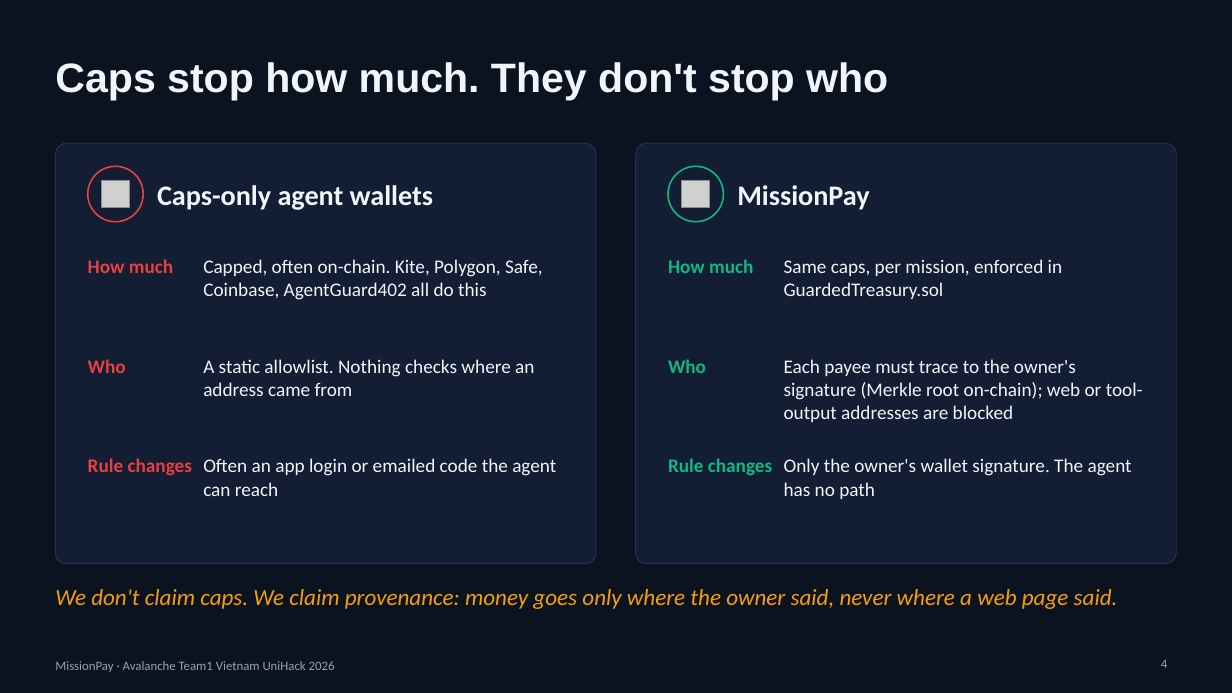
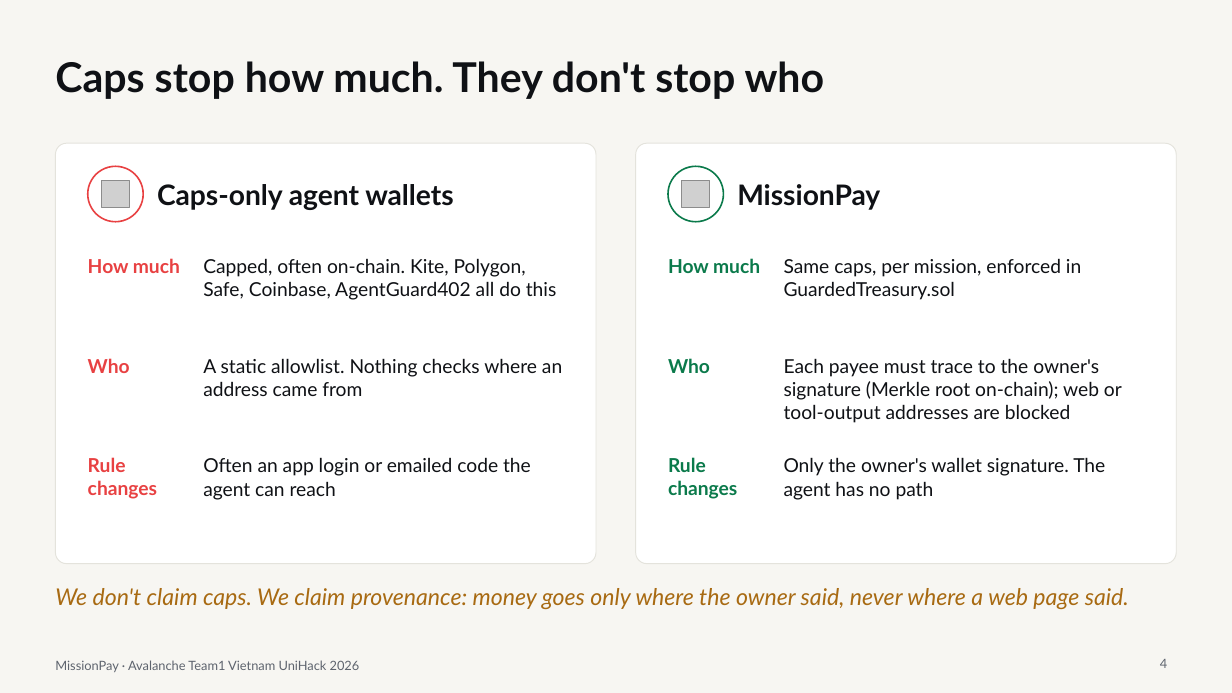
Before and after one commit to lenamkhanhh/UniHack, a slide deck: slide 4 of artifacts/submission-s1/MissionPay-pitch-deck-v2.pptx. Drawn at 1232x693 pixels with LibreOffice and Linux fonts; fonts in the diff are those of the drawing; grey boxes stand for pictures. Boxes give left, top, right and bottom in pixels: in the first picture for what was removed or moved away, otherwise in the second. Text is boxed around its words. In the diff, an @@ line names an element or a change of style, - is before the commit and + after.

```diff
--- a/artifacts/submission-s1/MissionPay-pitch-deck-v2.pptx
+++ b/artifacts/submission-s1/MissionPay-pitch-deck-v2.pptx
@@ background #0B1220 to #F7F6F2 @@
@@ title "Caps stop how much. They ..." at (x1=55, y1=61, x2=825, y2=99): font Arial to Lato, text colour #F1F5F9 to #0F1115 @@
@@ rounded rectangle at (x1=55, y1=143, x2=596, y2=564): fill #131D33 to #FFFFFF; outline #26324D 0.75 pt to #E4E3DC 0.75 pt @@
@@ rounded rectangle at (x1=636, y1=143, x2=1177, y2=564): fill #131D33 to #FFFFFF; outline #26324D 0.75 pt to #E4E3DC 0.75 pt @@
@@ ellipse at (x1=88, y1=166, x2=143, y2=222): fill #131D33 to #FFFFFF @@
@@ ellipse at (x1=668, y1=166, x2=724, y2=222): fill #131D33 to #FFFFFF; outline #10B981 1.25 pt to #0B7A4B 1.25 pt @@
@@ font Calibri to Lato in 3 elements at (x1=88, y1=258, x2=180, y2=273), (x1=88, y1=358, x2=130, y2=373), (x1=88, y1=457, x2=157, y2=499) @@
@@ font Calibri to Lato, text colour #10B981 to #0B7A4B in 3 elements at (x1=668, y1=258, x2=760, y2=273), (x1=668, y1=358, x2=710, y2=373), (x1=668, y1=457, x2=737, y2=499) @@
@@ font Calibri to Lato, text colour #F1F5F9 to #0F1115 in 8 elements at (x1=157, y1=184, x2=453, y2=210), (x1=737, y1=184, x2=880, y2=210), (x1=203, y1=258, x2=557, y2=300), (x1=784, y1=258, x2=1081, y2=300), (x1=203, y1=358, x2=562, y2=396), (x1=784, y1=358, x2=1122, y2=423), (x1=203, y1=457, x2=531, y2=500), (x1=784, y1=457, x2=1105, y2=500) @@
@@ text "We don't claim caps. We ..." at (x1=55, y1=588, x2=1129, y2=610): font Calibri to Lato, text colour #F59E0B to #A86A12 @@
@@ text "MissionPay · Avalanche Team1 Vietnam ..." at (x1=55, y1=660, x2=360, y2=672): font Calibri to Lato, text colour #94A3B8 to #5E646E @@
@@ page number at (x1=1160, y1=659, x2=1167, y2=668): font Calibri to Lato, text colour #94A3B8 to #5E646E @@
```
Also in this commit, not shown: 13 other slides changed, 11 other files.
